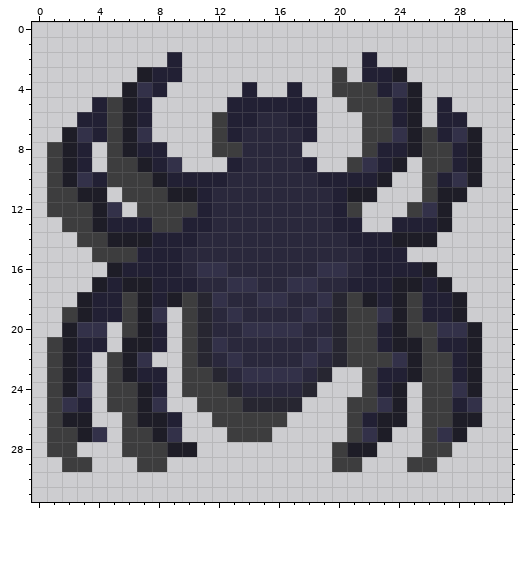
One commit to this pixel-art sprite: assets/Itens/AranhaDeBrinquedo.png. Above is the file before it was changed.
The file is 32x32 pixels. Colours within 5 levels of each other are drawn and written as one.
Now the later version:
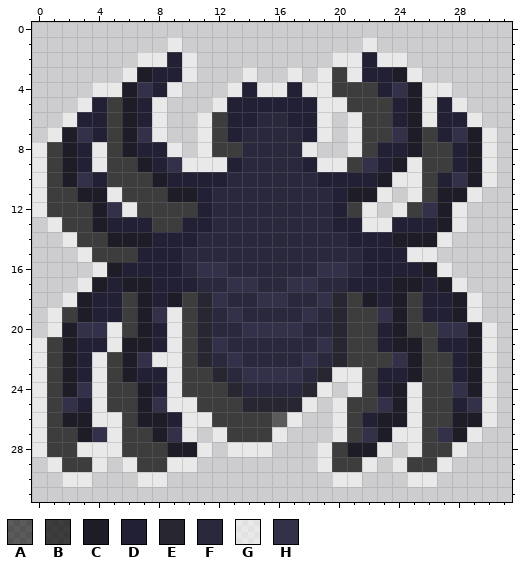
Palette (. is transparent): A #0000008e  B #000000b3  C #1e1d27  D #222034  E #272631  F #2a283c  G #ffffff8d  H #333149
Edits made:
y 1: x 9 . -> G; x 22 . -> G
y 2: x 7..8 .. -> GG; x 10 . -> G; x 20..21 .. -> GG; x 23..24 .. -> GG
y 3: x 6 . -> G; x 10 . -> G; x 14 . -> G; x 17 . -> G; x 19 . -> G; x 21 . -> G; x 25 . -> G
y 4: x 4..5 .. -> GG; x 9 . -> G; x 13 . -> G; x 15..16 .. -> GG; x 18..19 .. -> GG; x 26..27 .. -> GG
y 5: x 3 . -> G; x 8 . -> G; x 12 . -> G; x 19..20 .. -> GG; x 26 . -> G; x 28 . -> G
y 6: x 2 . -> G; x 8 . -> G; x 11 . -> G; x 19 . -> G; x 21 . -> G; x 26 . -> G; x 29 . -> G
y 7: x 1 . -> G; x 8 . -> G; x 11 . -> G; x 19 . -> G; x 21 . -> G; x 30 . -> G
y 8: x 0 . -> G; x 4 . -> G; x 9 . -> G; x 11 . -> G; x 18 . -> G; x 21 . -> G; x 30 . -> G
y 9: x 0 . -> G; x 4 . -> G; x 10..12 ... -> GGG; x 19..20 .. -> GG; x 25 . -> G; x 30 . -> G
y 10: x 0 . -> G; x 24..25 .. -> GG; x 30 . -> G
y 11: x 0 . -> G; x 5 . -> G; x 23 . -> G; x 25 . -> G; x 29 . -> G
y 12: x 0 . -> G; x 6 . -> G; x 22 . -> G; x 24 . -> G; x 28 . -> G
y 13: x 1 . -> G; x 22..23 .. -> GG; x 28 . -> G
y 14: x 2 . -> G; x 27 . -> G
y 15: x 3 . -> G; x 25..26 .. -> GG
y 16: x 4 . -> G; x 27 . -> G
y 17: x 3 . -> G; x 28 . -> G
y 18: x 2 . -> G; x 29 . -> G
y 19: x 1 . -> G; x 9 . -> G; x 29 . -> G
y 20: x 1 . -> G; x 5 . -> G; x 9 . -> G; x 30 . -> G
y 21: x 0 . -> G; x 5 . -> G; x 9 . -> G; x 30 . -> G
y 22: x 0 . -> G; x 4 . -> G; x 8..9 .. -> GG; x 30 . -> G
y 23: x 0 . -> G; x 4 . -> G; x 9 . -> G; x 20..21 .. -> GG; x 30 . -> G
y 24: x 0 . -> G; x 4 . -> G; x 9 . -> G; x 19 . -> G; x 21 . -> G; x 25 . -> G; x 30 . -> G
y 25: x 0 . -> G; x 4 . -> G; x 9..10 .. -> GG; x 18 . -> G; x 20 . -> G; x 25 . -> G; x 30 . -> G
y 26: x 0 . -> G; x 4..5 .. -> GG; x 10..11 .. -> GG; x 16..17 B. -> AG; x 20 . -> G; x 25 . -> G; x 30 . -> G
y 27: x 0 . -> G; x 5 . -> G; x 10 . -> G; x 12 . -> G; x 16 . -> G; x 20 . -> G; x 24..25 .. -> GG; x 29 . -> G
y 28: x 0 . -> G; x 3..5 ... -> GGG; x 11 . -> G; x 13..15 ... -> GGG; x 19 . -> G; x 23 . -> G; x 25 . -> G; x 28 . -> G
y 29: x 1 . -> G; x 4 . -> G; x 6 . -> G; x 9..10 .. -> GG; x 19 . -> G; x 22 . -> G; x 24 . -> G; x 27 . -> G
y 30: x 2..3 .. -> GG; x 7..8 .. -> GG; x 20..21 .. -> GG; x 25..26 .. -> GG
Changed places in both pictures, as pixel boxes (x1, y1, x2, y2):
changed: (32, 37, 497, 487)
